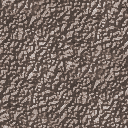
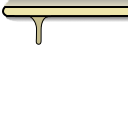
Layer changes from the first 128×128 image to the second:
moved "Color1 #2" into group "Ground" over [0, 0, 128, 128]
added layer "ShelfBorder" above "ShelfColor" over [2, 6, 128, 45]
added layer "ShelfColor" above "ShelfShadow" over [3, 0, 128, 44]
added layer "ShelfShadow" over [6, 16, 128, 22]
